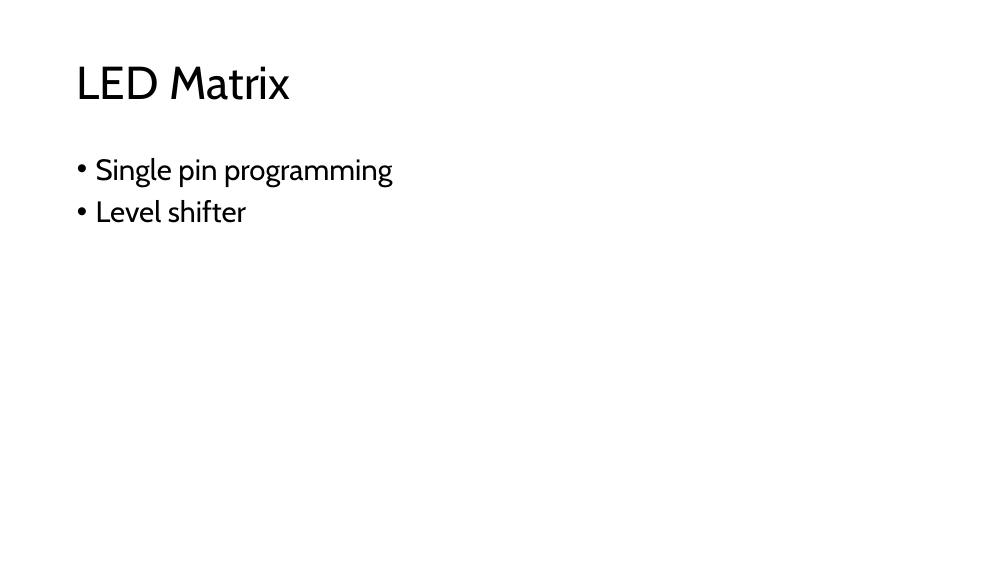
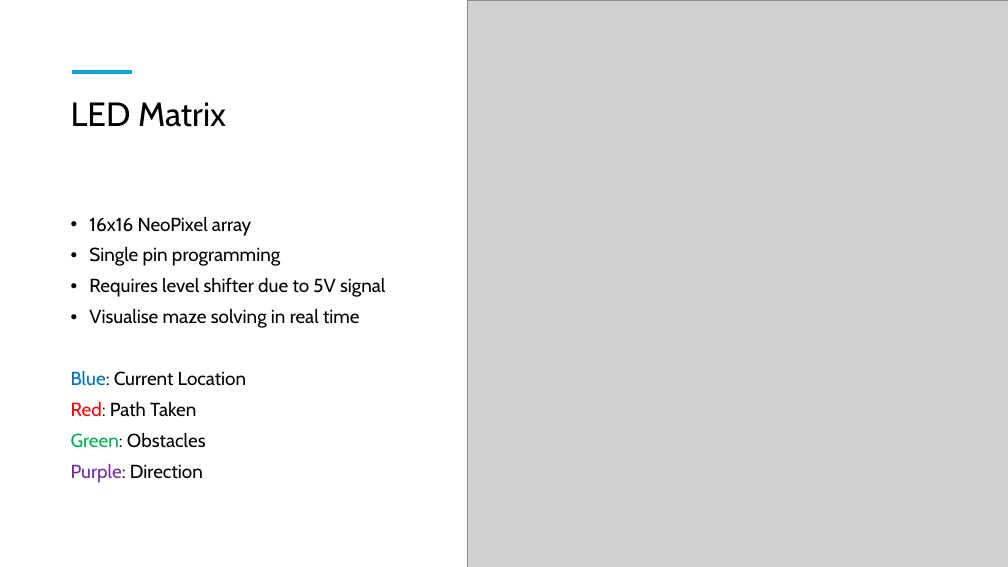
Before and after one commit to greenpanda111/GEOFF_RDAC, a slide deck: slide 2 of Presentation/GEOFF.pptx. Drawn at 1008x567 pixels with LibreOffice and Linux fonts; fonts in the diff are those of the drawing; grey boxes stand for pictures. Boxes give left, top, right and bottom in pixels: in the first picture for what was removed or moved away, otherwise in the second. Text is boxed around its words. In the diff, an @@ line names an element or a change of style, - is before the commit and + after.

```diff
--- a/Presentation/GEOFF.pptx
+++ b/Presentation/GEOFF.pptx
@@ picture added at bbox=[467, 0, 1008, 567] @@
@@ line added from (72, 72) to (132, 72), #0F9ED5 4.5 pt @@
@@ title "LED Matrix": place and size @@
-title "LED Matrix" at bbox=[77, 66, 291, 100]
+title "LED Matrix" at bbox=[71, 102, 226, 127]
@@ title "LED Matrix" at bbox=[71, 102, 226, 127]: size 44 to 32 pt; vertical alignment middle to top @@
@@ text "16x16 NeoPixel array": place and size @@
-text "16x16 NeoPixel array" at bbox=[96, 158, 392, 223]
+text "16x16 NeoPixel array" at bbox=[71, 216, 385, 483]
@@ text at bbox=[89, 216, 251, 236]: paragraph added @@
+• 16x16 NeoPixel array
@@ text at bbox=[89, 246, 280, 266]: size 28 to 18 pt in "Single pin programming" @@
@@ text at bbox=[71, 277, 385, 483]: text changed; size 28 to 18 pt @@
-• Level shifter
+• Requires level shifter due to 5V signal
+• Visualise maze solving in real time
+Blue: Current Location
+Red: Path Taken
+Green: Obstacles
+Purple: Direction
```
Also in this commit, not shown: 5 other slides changed, 1 slide added, 1 slide removed, 49 other files.
